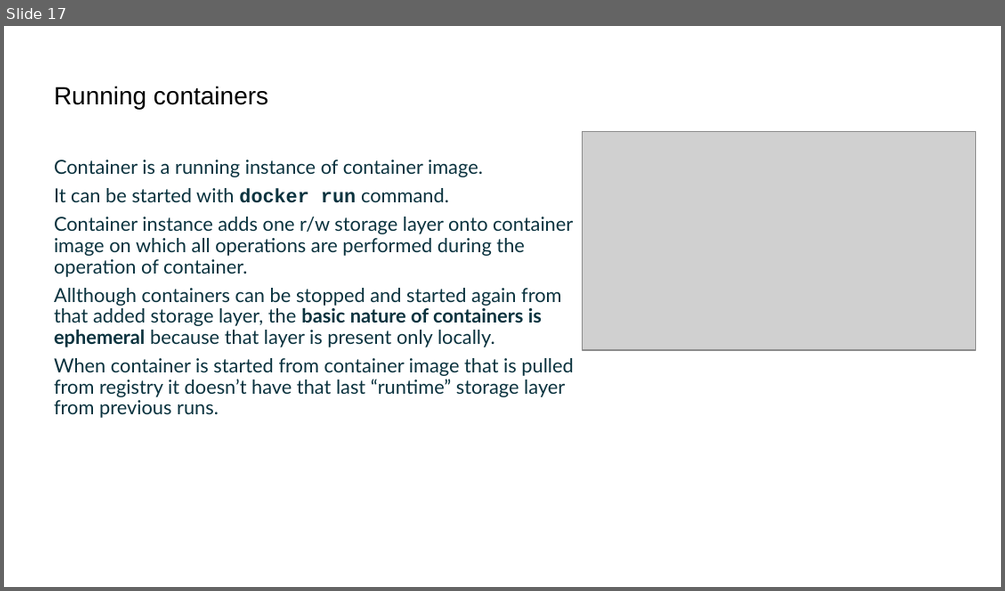
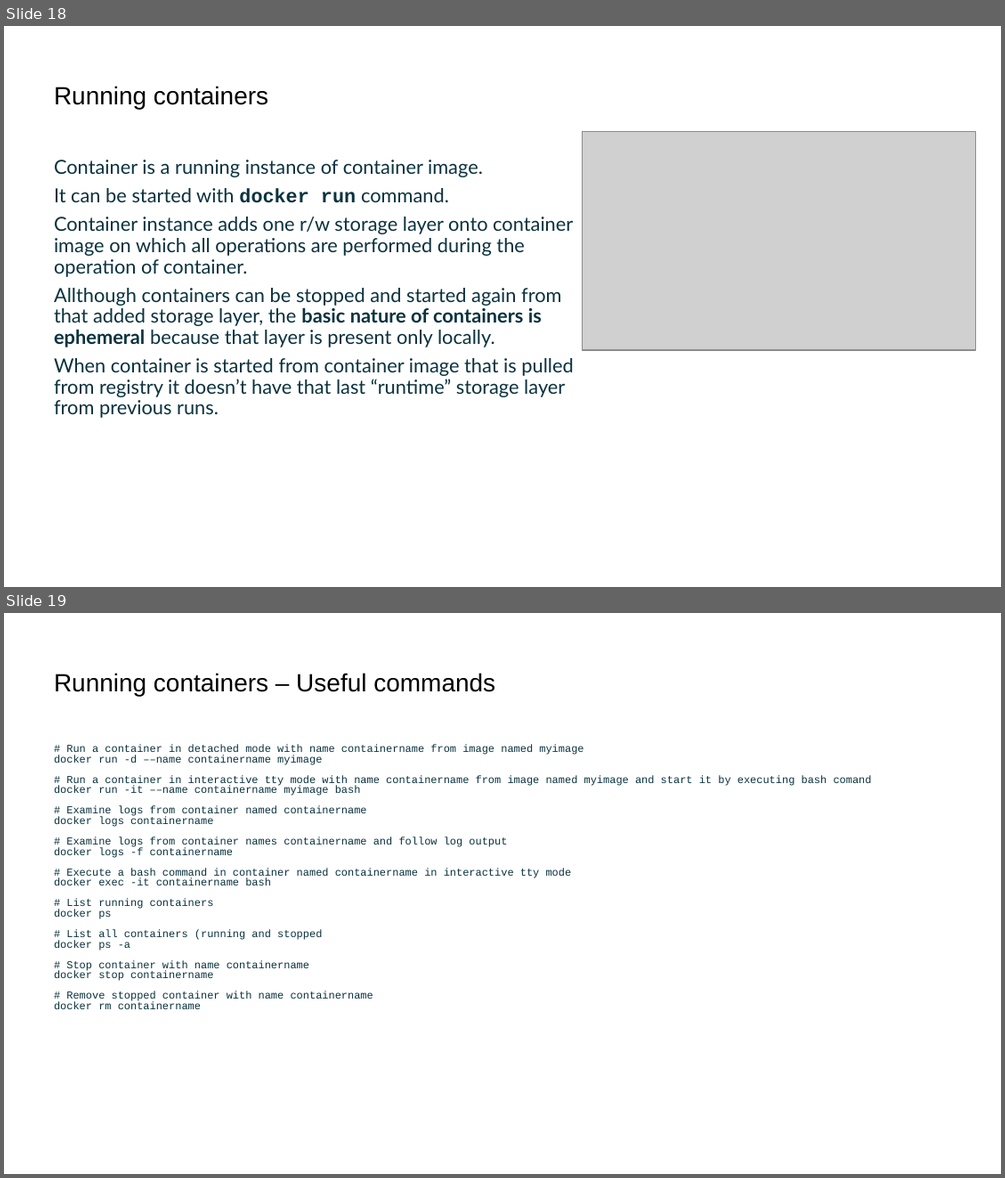
Before and after one commit to true-north-engineering/jobfair, a slide deck: JobFair - DevOps.odp. Shown one above the other, each under a label of ours: slide 17 before the commit, slides 18 and 19 after it. The pictures are 1005x591 and 1005x1178 pixels, drawn with LibreOffice and Linux fonts; fonts in the diff are those of the drawing; grey boxes stand for pictures; background and template pictures are left out. Boxes give left, top, right and bottom in pixels: in the first picture for what was removed or moved away, otherwise in the second. Text is boxed around its words. In the diff, an @@ line names an element or a change of style, - is before the commit and + after.

```diff
--- a/JobFair - DevOps.odp
+++ b/JobFair - DevOps.odp
@@ slide 19 added at (4,613,1001,1174), background #FFFFFF @@
@@ title added at (54,673,495,697), 18 pt, text #000000 @@
+Running containers – Useful commands
@@ text added at (54,745,872,1009), 7.8 pt, text #0A323E @@
+# Run a container in detached mode with name containername from image named myimage
+docker run -d ––name containername myimage
+# Run a container in interactive tty mode with name containername from image named myimage and start it by executing bash comand
+docker run -it ––name containername myimage bash
+# Examine logs from container named containername
+docker logs containername
+# Examine logs from container names containername and follow log output
+docker logs -f containername
+# Execute a bash command in container named containername in interactive tty mode
+docker exec -it containername bash
+# List running containers
+docker ps
+# List all containers (running and stopped
+docker ps -a
+# Stop container with name containername
+docker stop containername
+# Remove stopped container with name containername
+docker rm containername
@@ what was slide 17 is now slide 18 @@
```
Also in this commit, not shown: 2 other slides added.
